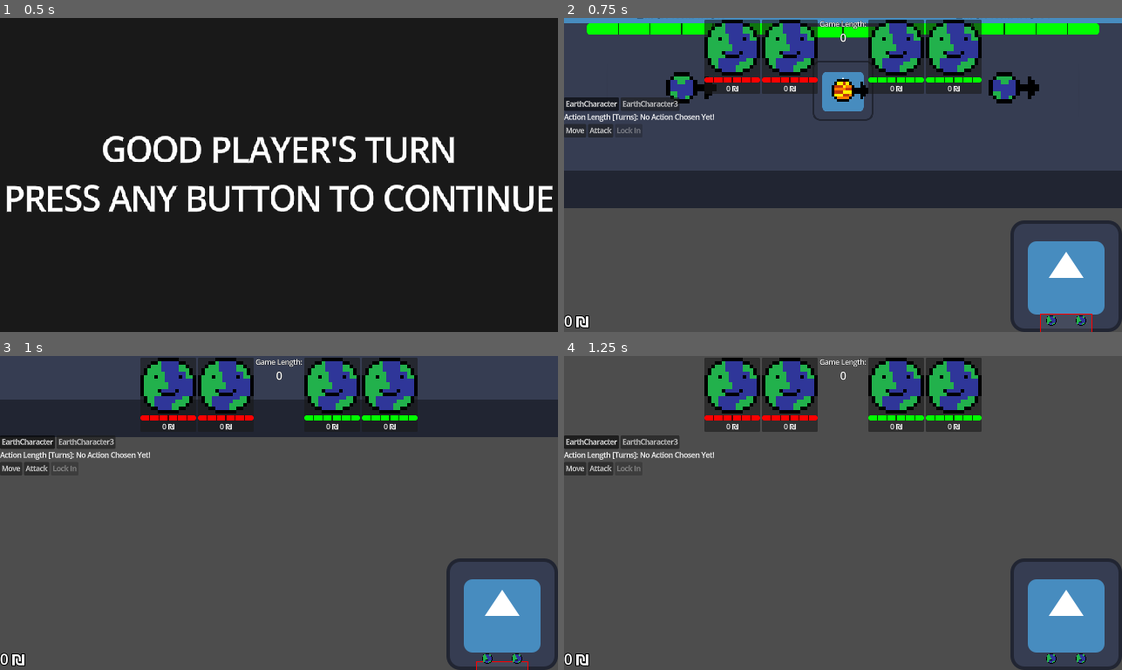
Above: before the commit, frames 1-4 (two rows, left to right).
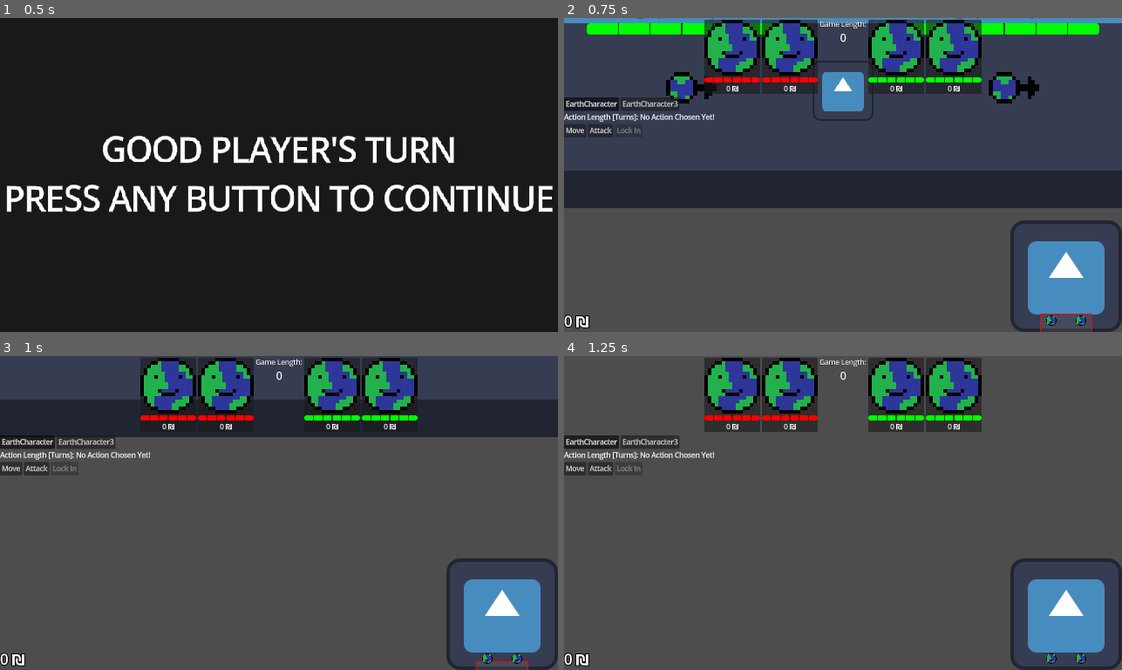
Above: after the commit, the same moments.

Repository: karpada2/space_moba
Game: Godot game, scene res://GameRoots/TestingRoot.tscn
Same seed, same stepped clock (60 frames per second), same inputs: the game is played once before the commit and once after it. The project has no main scene, so this scene is started directly. The engine's default icon, where the game draws it, is replaced by a stand-in: a white triangle on a blue panel in a dark square.
Inputs (mouse positions are in pixels of both pictures, inside the frame that each line leads up to):
- Up to frame 1 (0.5 s): no input
- Up to frame 2 (0.75 s): tap Enter at 0.5 s; move the mouse to (965, 159) at 0.52 s; hold Down (camera_down) from 0.53 s (still down); click (965, 159) at 0.67 s
- Up to frame 3 (1 s): keep holding Down (camera_down)
- Up to frame 4 (1.25 s): keep holding Down (camera_down)

Frame 1 is identical in both runs. In frame 2, 0.7% of the frame differs, in the area x 44-56%, y 2-27%; in frame 3, nothing differs; in frame 4, nothing differs.
Error after the commit: Parse Error: Too few arguments for "create()" call. Expected at least 4 but received 3. (res://Entities/Minions/Minion.gd:93)

Commit message:
honestly no idea what I did

Diff:
--- a/Attacks/Attack.gd
+++ b/Attacks/Attack.gd
@@ -22,3 +22,6 @@
 
 @abstract
 func get_damage(attackee: EntityBase) -> float
+
+@abstract
+func apply_number_modifier(modifier: ModifiedNumber, condition: Callable) -> void
--- a/Attacks/BasicAttack.gd
+++ b/Attacks/BasicAttack.gd
@@ -1,7 +1,7 @@
 extends Attack
 class_name BasicAttack
 
-var _damage_amount: float
+var _damage_amount: ModifiedNumber
 var _damage_type: Enums.DamageType
 
 
@@ -9,7 +9,7 @@
 	var new_attack: BasicAttack = BasicAttack.new()
 
 	new_attack.my_owner = owner_in
-	new_attack._damage_amount = damage_amount
+	new_attack._damage_amount = ModifiedNumber.create(damage_amount)
 	new_attack._damage_type = damage_type
 
 	return new_attack
@@ -28,4 +28,9 @@
 
 func get_damage(_attackee: EntityBase) -> float:
 	#TODO: actually implement resistances and shit
-	return _damage_amount
+	return _damage_amount.get_total()
+
+func apply_number_modifier(modifier: ModifiedNumber, condition: Callable) -> void:
+	if condition.call(self):
+		_damage_amount.add_bonus(modifier.addition)
+		_damage_amount.add_multiplier(modifier.multiplier, true)
--- a/Attacks/MultipleAttack.gd
+++ b/Attacks/MultipleAttack.gd
@@ -18,3 +18,19 @@
 	for attack: Attack in sub_attacks:
 		damage_sum += attack.get_damage(attackee)
 	return damage_sum
+
+func get_sub_attacks(deep: bool = false) -> Array[Attack]:
+	if not deep:
+		return sub_attacks
+	var return_result: Array[Attack] = []
+	for attack: Attack in sub_attacks:
+		if attack is MultipleAttack:
+			return_result.append_array(get_sub_attacks(deep))
+		elif attack is BasicAttack:
+			return_result.append(attack)
+
+	return return_result
+
+func apply_number_modifier(modifier: ModifiedNumber) -> void:
+	for attack: Attack in sub_attacks:
+		attack.apply_number_modifier(modifier)
--- a/Entities/Characters/CharacterBase.gd
+++ b/Entities/Characters/CharacterBase.gd
@@ -32,7 +32,7 @@
 
 # how many pixels can be moved per turn
 @onready var move_distance_per_turn: float = (move_speed_human*(float(TurnResolutionManager.FRAMES_PER_TURN)/Engine.physics_ticks_per_second))
-@onready var character_stats: CharacterStats = CharacterStats.create(frames_before_attack, frames_after_attack, self.get_move_distance_per_frame())
+var character_stats: CharacterStats
 
 var start_pos: Vector2
 
@@ -69,6 +69,8 @@
 	TurnResolutionManager.resolution_started.connect(turn_resolution_start)
 	TurnResolutionManager.resolution_advance.connect(turn_resolution_advance)
 	TurnResolutionManager.resolution_ended.connect(turn_resolution_end)
+
+	character_stats = CharacterStats.create(frames_before_attack, frames_after_attack, self.get_move_distance_per_frame(), health_component.max_health)
 
 func turn_resolution_start(_team: Enums.Team) -> void:
 	pass
--- a/Entities/Characters/Items/Item.gd
+++ b/Entities/Characters/Items/Item.gd
@@ -7,22 +7,20 @@
 func get_item_priority() -> int
 
 @abstract
-func get_price() -> int
+func get_item_tier() -> ItemTier
 
-# anything that is a flat change (e.g. +100 damage)
-@abstract
-func apply_flat_on_attack(attack: Attack, is_mine: bool) -> Attack
-
-# anything that isn't a flat change
-@abstract
-func apply_percentage_on_attack(attack: Attack, is_mine: bool) -> Attack
-
-# anything that is "funky", e.g. changing damage type
-@abstract
-func apply_unique_on_attack(attack: Attack, is_mine: bool) -> Attack
+func get_price() -> int:
+	return get_item_tier().get_cost()
 
 @abstract
-func apply_flat_on_character_stats(character_stats: CharacterStats, is_mine: bool) -> CharacterStats
+func apply_on_attack(attack: Attack, is_mine: bool) -> Attack
 
 @abstract
-func apply_percent_on_character_stats(character_stats: CharacterStats, is_mine: bool) -> CharacterStats
+func apply_on_character_stats(character_stats: CharacterStats, is_mine: bool) -> CharacterStats
+
+static func get_name_of(script: GDScript) -> String:
+	if "ITEM_NAME" in script:
+		return script.ITEM_NAME
+	# Note: This version can't see the filename easily unless
+	# the script is a global class_name
+	return script.get_global_name()
--- /dev/null
+++ b/Entities/Characters/Items/ItemMap.gd
@@ -0,0 +1,10 @@
+extends Resource
+class_name ItemMap
+
+var map: Dictionary[String, Item]
+
+static func create(map_in: Dictionary[String, Item]) -> ItemMap:
+	var newItemMap: ItemMap = ItemMap.new()
+	newItemMap.map = map_in
+
+	return newItemMap
--- /dev/null
+++ b/Entities/Characters/Items/ItemTier.gd
@@ -0,0 +1,23 @@
+extends Resource
+class_name ItemTier
+
+static var BASIC: ItemTier = ItemTier._create(500, "Basic")
+static var ADVANCED: ItemTier = ItemTier._create(1000, "Advanced")
+static var MASTER: ItemTier = ItemTier._create(2000, "Master")
+
+var _item_cost: int
+var _item_rarity_name: String
+
+static func _create(item_cost_in: int, rarity_name: String) -> ItemTier:
+	var new_tier: ItemTier = ItemTier.new()
+
+	new_tier._item_cost = item_cost_in
+	new_tier._item_rarity_name = rarity_name
+
+	return new_tier
+
+func get_cost() -> int:
+	return _item_cost
+
+func get_rarity_name() -> String:
+	return _item_rarity_name
--- /dev/null
+++ b/Entities/Characters/Items/ItemsManager.gd
@@ -0,0 +1,40 @@
+extends Node
+
+var item_map: ItemMap = ItemMap.create({}) # String ID -> Instance
+
+var weapon_items: Dictionary[ItemTier, ItemMap] = {}
+var vitality_items: Dictionary[ItemTier, ItemMap] = {}
+var magic_items: Dictionary[ItemTier, ItemMap] = {}
+
+func _ready() -> void:
+	var paths: Array[String] = ["res://Entities/Characters/Items/WeaponItems/", "res://Entities/Characters/Items/VitalityItems/", "res://Entities/Characters/Items/MagicItems/"]
+	for p: String in paths:
+		_scan_dir(p)
+
+func _scan_dir(path: String) -> void:
+	var dir: DirAccess = DirAccess.open(path)
+	if not dir: return
+
+	dir.list_dir_begin()
+	var file: String = dir.get_next()
+
+	while file != "":
+		if file.ends_with(".gd"):
+			var script: Resource = load(path + file)
+			# Godot 4.4+ native check for abstract
+			if script is GDScript and script.can_instantiate():
+				var inst: Resource = script.new()
+				if inst is Item:
+					# Store by class_name or file_name for easy lookup
+					item_map.map[inst.get_item_name()] = inst
+					if inst is WeaponItem:
+						weapon_items[inst.get_item_tier()].map[inst.get_item_name()] = inst
+					elif inst is VitalityItem:
+						vitality_items[inst.get_item_tier()].map[inst.get_item_name()] = inst
+					elif inst is MagicItem:
+						magic_items[inst.get_item_tier()].map[inst.get_item_name()] = inst
+
+		file = dir.get_next()
+
+func get_item(id: String) -> Item:
+	return item_map.get(id)
--- /dev/null
+++ b/Entities/Characters/Items/VitalityItems/ItemBonusHealth.gd
@@ -0,0 +1,18 @@
+extends VitalityItem
+class_name ItemBonusHealth
+
+const ITEM_NAME: String = "More Mass"
+
+func get_item_priority() -> int:
+	return 2
+
+func get_item_tier() -> ItemTier:
+	return ItemTier.BASIC
+
+func apply_on_attack(attack: Attack, _is_mine: bool) -> Attack:
+	return attack
+
+func apply_on_character_stats(character_stats: CharacterStats, is_mine: bool) -> CharacterStats:
+	if is_mine:
+		character_stats.max_health.add_bonus(100)
+	return character_stats
--- /dev/null
+++ b/Entities/Characters/Items/WeaponItems/ItemBonusDamage.gd
@@ -0,0 +1,23 @@
+extends WeaponItem
+class_name ItemBonusDamage
+
+const ITEM_NAME: String = "'Roided Up Arms"
+
+func get_item_priority() -> int:
+	return 2
+
+func get_item_tier() -> ItemTier:
+	return ItemTier.BASIC
+
+func apply_on_attack(attack: Attack, is_mine: bool) -> Attack:
+	if is_mine:
+		var condition: Callable = func(attack_in: Attack) -> bool:
+			if attack_in is BasicAttack:
+				if attack_in._damage_type == Enums.DamageType.PHYSICAL:
+					return true
+			return false
+		attack.apply_number_modifier(ModifiedNumber.create(0, 10), condition)
+	return attack
+
+func apply_on_character_stats(character_stats: CharacterStats, _is_mine: bool) -> CharacterStats:
+	return character_stats
--- a/Entities/Components/CharacterStats.gd
+++ b/Entities/Components/CharacterStats.gd
@@ -4,13 +4,19 @@
 var frames_before_attack: int
 var frames_after_attack: int
 
-var move_speed: float
+var move_speed: ModifiedNumber
 
-static func create(frames_before_attack_in: int, frames_after_attack_in: int, move_speed_in: float) -> CharacterStats:
+var max_health: ModifiedNumber
+
+static func create(frames_before_attack_in: int, frames_after_attack_in: int, move_speed_in: float, max_health_in: float) -> CharacterStats:
 	var new_stats: CharacterStats = CharacterStats.new()
 
 	new_stats.frames_before_attack = frames_before_attack_in
 	new_stats.frames_after_attack = frames_after_attack_in
-	new_stats.move_speed = move_speed_in
+	new_stats.move_speed = ModifiedNumber.create(move_speed_in)
+	new_stats.max_health = ModifiedNumber.create(max_health_in)
 
 	return new_stats
+
+func get_move_speed() -> float:
+	return move_speed.get_total()
--- /dev/null
+++ b/GlobalResources/ModifiedNumber.gd
@@ -0,0 +1,33 @@
+extends Resource
+class_name ModifiedNumber
+
+var base: float
+var addition: float
+var multiplier: float
+
+static func create(base_in: float, addition_in: float = 0, multiplier_in: float = 1) -> ModifiedNumber:
+	var new_modified_number: ModifiedNumber = ModifiedNumber.new()
+
+	new_modified_number.base = base_in
+	new_modified_number.addition = addition_in
+	new_modified_number.multiplier = multiplier_in
+
+	return new_modified_number
+
+func clone() -> ModifiedNumber:
+	return ModifiedNumber.create(self.base, self.addition, self.multiplier)
+
+func add_bonus(bonus: float) -> ModifiedNumber:
+	self.addition += bonus
+	return self
+
+# adds (added_multiplier - 1) to the multiplier, unless remove_one is false in which case just adds added_multiplier
+func add_multiplier(added_multiplier: float, remove_one: bool = false) -> ModifiedNumber:
+	self.multiplier += added_multiplier if not remove_one else (added_multiplier - 1)
+	return self
+
+func get_total() -> float:
+	if multiplier <= 0:
+		return 0
+
+	return (base + addition)*multiplier
--- /dev/null
+++ b/HUD/EntityStuff/Shop/ShopMenu.gd
@@ -0,0 +1,17 @@
+extends TabContainer
+class_name ShopMenu
+
+var items_to_buttons: Dictionary[String, Button]
+@onready var basic_weapon_items_container: HFlowContainer = $Weapon/VBoxContainer/BasicWeaponItemsContainer
+@onready var advanced_weapon_items_container: HFlowContainer = $Weapon/VBoxContainer/AdvancedWeaponItemsContainer
+@onready var master_weapon_items_container: HFlowContainer = $Weapon/VBoxContainer/MasterWeaponItemsContainer
+
+@onready var basic_vitality_items_container: HFlowContainer = $Vitality/VBoxContainer/BasicVitalityItemsContainer
+@onready var advanced_vitality_items_container: HFlowContainer = $Vitality/VBoxContainer/AdvancedVitalityItemsContainer
+@onready var master_vitality_items_container: HFlowContainer = $Vitality/VBoxContainer/MasterVitalityItemsContainer
+
+@onready var basic_magic_items_container: HFlowContainer = $Magic/VBoxContainer/BasicMagicItemsContainer
+@onready var advanced_magic_items_container: HFlowContainer = $Magic/VBoxContainer/AdvancedMagicItemsContainer
+@onready var master_magic_items_container: HFlowContainer = $Magic/VBoxContainer/MasterMagicItemsContainer
+
+func _ready() -> void:
--- /dev/null
+++ b/HUD/EntityStuff/Shop/ShopMenu.tscn
@@ -0,0 +1,62 @@
+[gd_scene load_steps=2 format=3 uid="uid://bt7bgrf54n3q6"]
+
+[ext_resource type="Script" uid="uid://xidofyplpbri" path="res://HUD/EntityStuff/Shop/ShopMenu.gd" id="1_rxmm5"]
+
+[node name="ShopMenu" type="TabContainer"]
+anchors_preset = 15
+anchor_right = 1.0
+anchor_bottom = 1.0
+grow_horizontal = 2
+grow_vertical = 2
+current_tab = 0
+script = ExtResource("1_rxmm5")
+
+[node name="Weapon" type="PanelContainer" parent="."]
+layout_mode = 2
+metadata/_tab_index = 0
+
+[node name="VBoxContainer" type="VBoxContainer" parent="Weapon"]
+layout_mode = 2
+
+[node name="BasicWeaponItemsContainer" type="HFlowContainer" parent="Weapon/VBoxContainer"]
+layout_mode = 2
+
+[node name="AdvancedWeaponItemsContainer" type="HFlowContainer" parent="Weapon/VBoxContainer"]
+layout_mode = 2
+
+[node name="MasterWeaponItemsContainer" type="HFlowContainer" parent="Weapon/VBoxContainer"]
+layout_mode = 2
+
+[node name="Vitality" type="PanelContainer" parent="."]
+visible = false
+layout_mode = 2
+metadata/_tab_index = 1
+
+[node name="VBoxContainer" type="VBoxContainer" parent="Vitality"]
+layout_mode = 2
+
+[node name="BasicVitalityItemsContainer" type="HFlowContainer" parent="Vitality/VBoxContainer"]
+layout_mode = 2
+
+[node name="AdvancedVitalityItemsContainer" type="HFlowContainer" parent="Vitality/VBoxContainer"]
+layout_mode = 2
+
+[node name="MasterVitalityItemsContainer" type="HFlowContainer" parent="Vitality/VBoxContainer"]
+layout_mode = 2
+
+[node name="Magic" type="PanelContainer" parent="."]
+visible = false
+layout_mode = 2
+metadata/_tab_index = 2
+
+[node name="VBoxContainer" type="VBoxContainer" parent="Magic"]
+layout_mode = 2
+
+[node name="BasicMagicItemsContainer" type="HFlowContainer" parent="Magic/VBoxContainer"]
+layout_mode = 2
+
+[node name="AdvancedMagicItemsContainer" type="HFlowContainer" parent="Magic/VBoxContainer"]
+layout_mode = 2
+
+[node name="MasterWeaponItemsContainer" type="HFlowContainer" parent="Magic/VBoxContainer"]
+layout_mode = 2
--- a/project.godot
+++ b/project.godot
@@ -19,6 +19,7 @@
 Enums="*res://Enums.gd"
 TurnResolutionManager="*res://Turns/TurnResolutionManager.gd"
 TurnChoosingManager="*res://Turns/TurnChoosingManager.gd"
+ItemsManager="*res://Entities/Characters/Items/ItemsManager.gd"
 
 [debug]
 
Not shown, added: Entities/Characters/Items/ItemMap.gd.uid
Not shown, added: Entities/Characters/Items/ItemTier.gd.uid
Not shown, added: Entities/Characters/Items/ItemsManager.gd.uid
Not shown, added: Entities/Characters/Items/VitalityItems/ItemBonusHealth.gd.uid
Not shown, added: Entities/Characters/Items/WeaponItems/ItemBonusDamage.gd.uid
Not shown: 1 places in GameRoots/TestingRoot.tscn that only renumber resources
Not shown, added: GlobalResources/ModifiedNumber.gd.uid
Not shown, added: HUD/EntityStuff/Shop/ShopMenu.gd.uid
Not shown: 1 places in HUD/Minimaps/CameraViewShower.tres that only renumber resources
Not shown, added: export_presets.cfg
